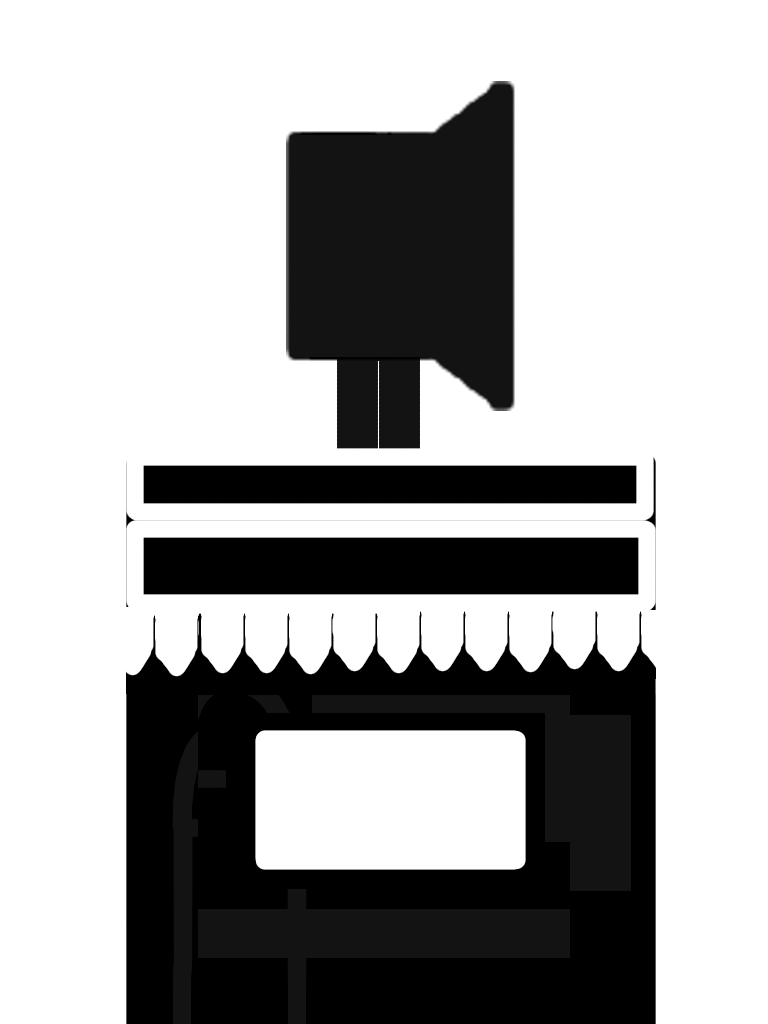
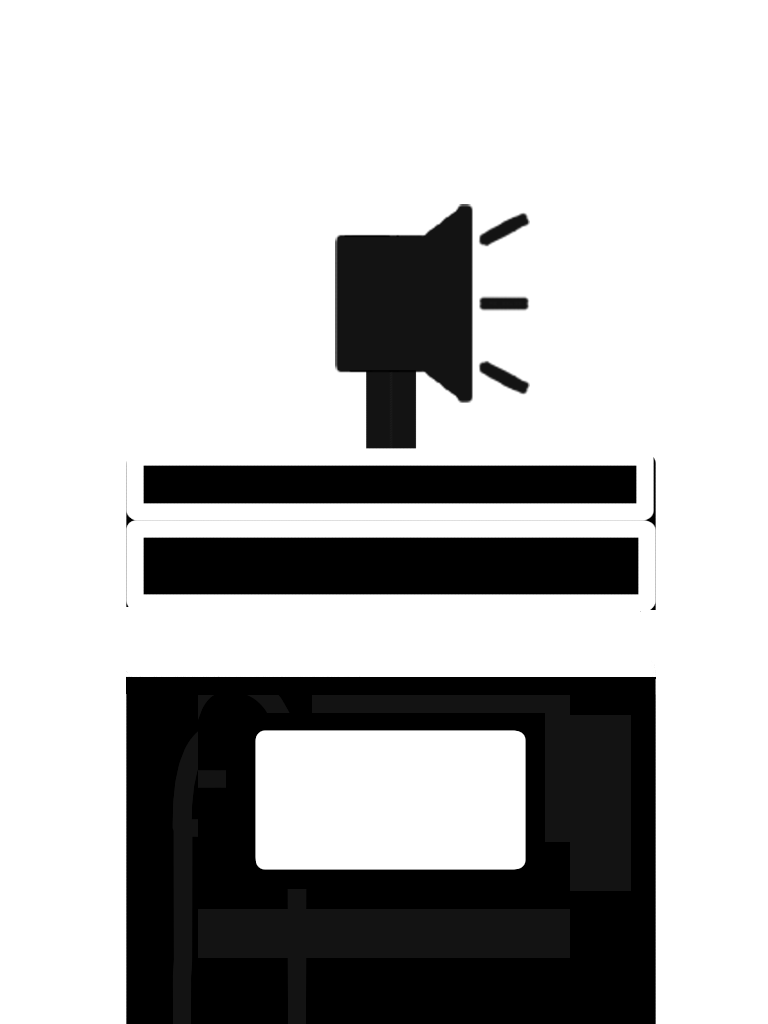
Comparing the layer stacks of the two 768x1024 images. Changes:
renamed "Layer 1" to "Building", moved it above "Speaker", painted on it over [126, 76, 673, 677]
removed layer "Layer 4" over [335, 256, 463, 449]
renamed "Layer 3(pasted)" to "Speaker", painted on it over [126, 76, 673, 677]
painted on "Background" over [126, 76, 673, 677]
